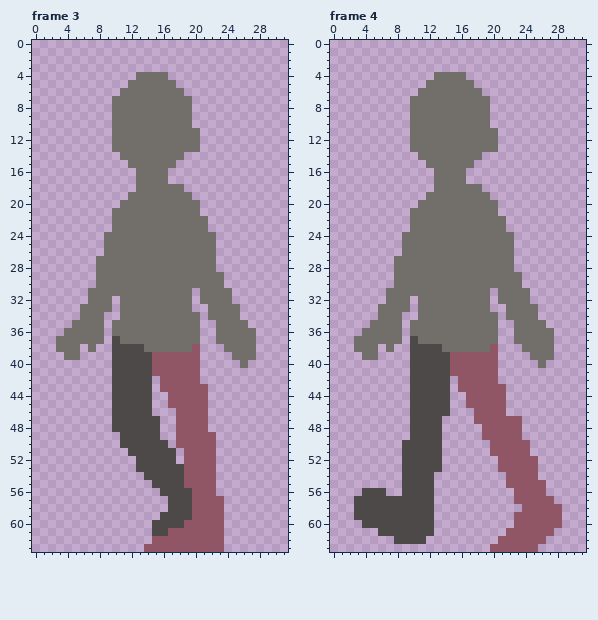
File history of a pixel-art file, assets/art/characters/asprite/base-character-walkcycle.aseprite. This is how it looked before the edit.
32x64 pixels, 8 frames. Shown: frame 3, frame 4. The commit also changed other frames, which this record leaves out.
Now the later version:
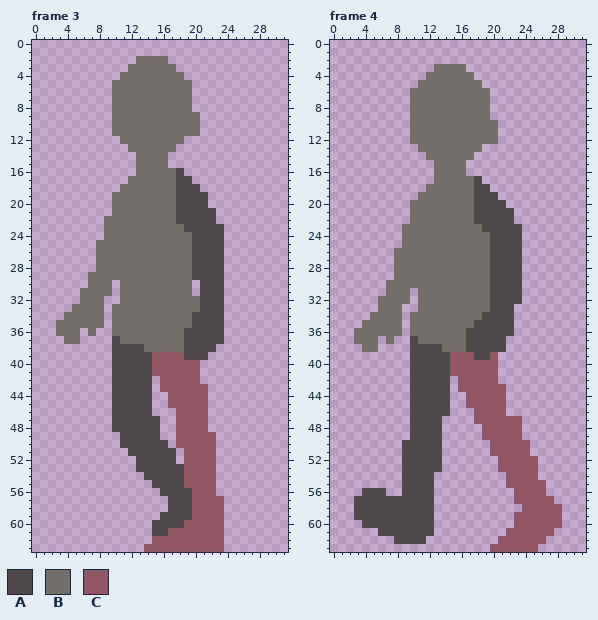
Palette (. is transparent): A #4c4948  B #726e6a  C #915665
The commit says: updated the human walk cycle
The exact change:
Changed rows in their new state; - is an unchanged pixel.
Frame 3, layers "front-arm", "torso":
first column x 3:
 2 ----------BBBB-----------
 3 ---------BBBBBB----------
 4 --------BB----BB---------
 5 -------BB------BB--------
 6 -------B--------B--------
 9 -----------------B-------
10 -----------------B-------
12 -------.--------..-------
13 -------..------...-------
14 --------..----..---------
15 ---------.----.----------
16 --------------BA---------
17 ---------B----BAA--------
18 --------BB-----AAA-------
19 -------BB------AAAA------
20 -------B-------AAAA------
21 ---------------AAAAA-----
22 ------B--------AAAAA-----
23 ------B---------AAAAA----
24 -----------------AAAA----
25 -----B-----------AAAA----
26 -----B-----------AAAA----
27 -----------------AAAA----
28 -----------------AAAA----
29 ----B------------AAAA----
30 ----B--.---------.AAA----
31 ---B---.----------AAA.---
32 ---B--.----------BAAA.---
33 --B---.B---------BAAA..--
34 -BB----B---------AAAA..--
35 BB---------------AAAA...-
36 B--.-.----------AAAAA....
37 .--...----------AAAAA....
38 ...-.-----------AAAA-....
39 -..-------------AAA---...
40 -----------------------.-
Frame 4, layers "front-arm", "torso":
first column x 10:
 3 ---BBBB---
 4 --B----B--
 5 -B------B-
 6 B--------B
first column x 3:
10 -----------------B-------
13 -------.--------..-------
14 --------.------.---------
15 ---------.----.----------
17 --------------BA---------
18 ---------B-----AA--------
19 --------B------AAA-------
20 -------B-------AAAA------
21 ---------------AAAAA-----
22 ---------------AAAAA-----
23 ------B---------AAAAA----
24 -----------------AAAA----
25 -----------------AAAA----
26 -----B-----------AAAA----
27 -----------------AAAA----
28 -----------------AAAA----
29 -----------------AAAA----
30 ----B------------AAAA----
31 -------.---------AAAA.---
32 ---B-------------AAAA.---
33 ------.----------AAA...--
34 --B----B--------AAAA...--
35 -B-------------AAAAA....-
36 B-------------AAAAAA.....
37 ---.-.--------AAAAA-.....
38 .---.---------AAAAA--....
39 -..------------AA-----...
40 -----------------------.-
Boxes around the changes in both pictures, in picture pixels (x1, y1, x2, y2):
changed: (56, 56, 256, 368)
changed: (354, 64, 554, 368)
